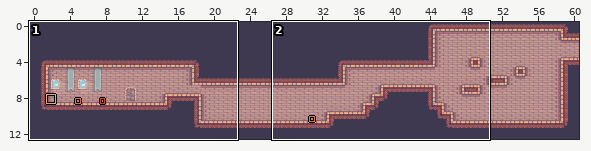
LDtk project, stored at assets/maps/kings-and-pigs.ldtk. Above, an overview of the earlier version with the close-up marked.
Close-up. Earlier state:
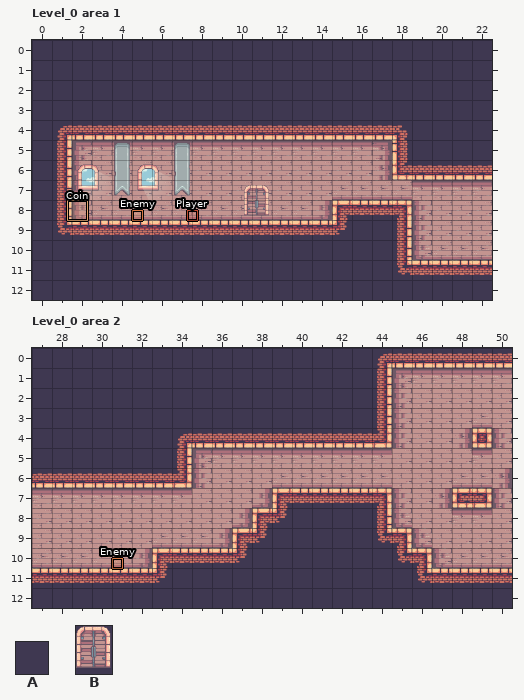
Cells are 32x32 px. Shown: Level_0 area 1 x 0..22, y 0..12; Level_0 area 2 x 27..50, y 0..12.
Key: from "Collision": A 1 "wall"; from "Door": B 0.
_ is an empty cell.
Objects are placed by their top-left corner, in cells (3,4 is the top-left corner of cell 3,4); size is 1x1 cell unless given.
Layers that did not change in this view are not listed.
Objects on layer "Entities" before, Level_0 area 1:
"Player" rectangle at 7.8,8.5 size 0.5x0.5
B "Door" at 10.5,7.2 size 1.4x1.8
"Enemy" rectangle at 5,8.5 size 0.5x0.5
"Coin" rectangle at 1.8,8
Layer "Collision" before, Level_0 area 2, first column x 27:
 0 AAAAAAAAAAAAAAAAAAAAAAAA
 1 AAAAAAAAAAAAAAAAAA______
 2 AAAAAAAAAAAAAAAAAA______
 3 AAAAAAAAAAAAAAAAAA______
 4 AAAAAAAAAAAAAAAAAA____A_
 5 AAAAAAAA________________
 6 AAAAAAAA________________
 7 ____________AAAAAA___AA_
 8 ___________AAAAAAA______
 9 __________AAAAAAAAA_____
10 ______AAAAAAAAAAAAAA____
11 AAAAAAAAAAAAAAAAAAAAAAAA
12 AAAAAAAAAAAAAAAAAAAAAAAA
Objects on layer "Entities" before, Level_0 area 2:
"Enemy" rectangle at 31,10.5 size 0.5x0.5
Once edited:
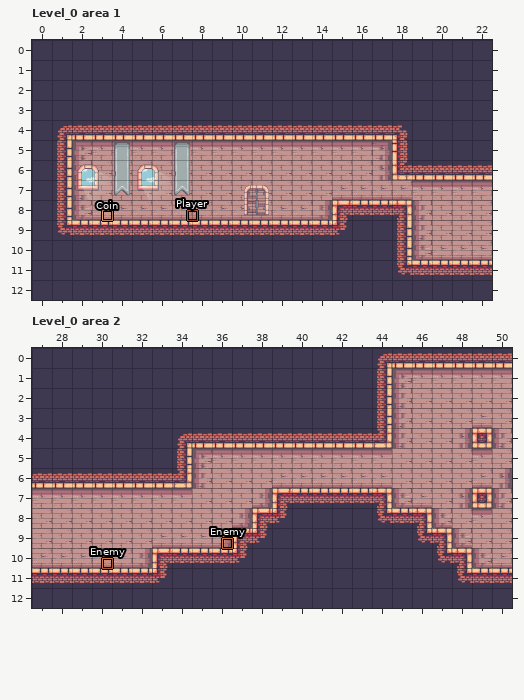
The exact change:
Changed rows in their new state; . is an unchanged cell.
Layer "Entities", Level_0 area 1:
changed: "Coin" rectangle at 1.8,8 -> "Coin" rectangle at 3.5,8.5 size 0.5x0.5
removed: "Enemy" rectangle at 5,8.5 size 0.5x0.5
Layer "Collision", Level_0 area 2:
first column x 45:
 7 ..._
 8 AA..
 9 .AA.
10 ..AA
Layer "Entities", Level_0 area 2:
changed: "Enemy" rectangle at 31,10.5 size 0.5x0.5 -> "Enemy" rectangle at 30.5,10.5 size 0.5x0.5
added: "Enemy" rectangle at 36.5,9.5 size 0.5x0.5
